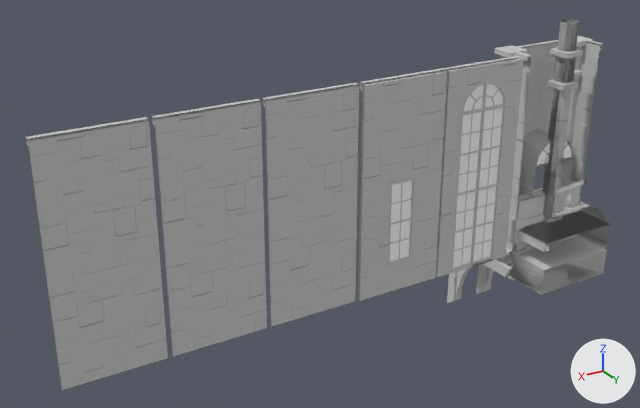
One commit to the FBX model Assets/Resources/CreVox/ArtResources/B02/FBX/B02.FBX: the scene before it, then after it.
Before and after are seen from a 50 mm camera at (0.218, 0.205, 0.139) aimed at (0.083, -0.019, 0.027). The lights are fixed; the arrows at lower right show +X, +Y and +Z. Objects named as collision shapes, trigger or cutter boxes, shadow casters or lower levels of detail are left out. Where no turn or scale is listed for an object, it has been applied to the vertices. Vertices at the same position are counted once.

The first picture shows 'B02a_GiCcUm001', 'B02a_GiEbWm001', 'B02a_GiEbWm002', 'B02a_GiEcWm001', 'B02a_GiEcWm002', 'B02a_GiEcWm003', 'B02a_GiEpWm001', 'B02a_GiVcWm001', 'B02a_GrCcWm001', 'B02a_RfCcBm001', 'B02a_RfEcBm001', 'B02a_RfVcBm001'.
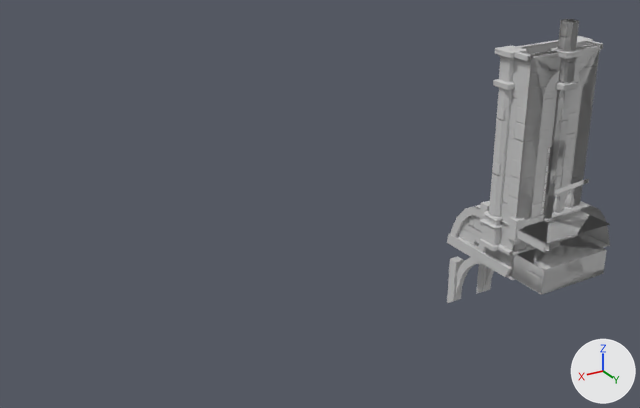
The newer file is also rescaled (x100.0) as a whole; pictures and numbers use the older file's frame.

Pixel boxes [x1, y1, x2, y2] of what changed, in the pictures (640 x 408 px; the box of a moved part takes in the faces that stretch with it):
```json
{"object": "B02a_GiEcWm003", "change": "reshaped", "before": [26, 117, 168, 390], "after": [513, 44, 595, 250], "on screen": "42% narrower, 24% shorter"}
{"object": "B02a_GiEcWm002", "change": "mesh moved", "before": [152, 99, 267, 356], "on screen": "not visible afterwards"}
{"object": "B02a_GiEbWm002", "change": "mesh moved", "before": [358, 68, 447, 301], "after": [515, 46, 600, 250]}
{"object": "B02a_GiEcWm001", "change": "mesh moved", "before": [262, 83, 359, 326], "after": [514, 43, 596, 250]}
{"object": "B02a_GiEbWm001", "change": "mesh moved", "before": [436, 56, 524, 277], "after": [513, 45, 600, 252]}
{"object": "B02a_GiCcUm001", "change": "reshaped", "before": [500, 235, 607, 294], "after": [485, 237, 606, 294]}
{"part": 2, "of": "me_mesh_011", "change": "moved or reshaped", "before": [28, 121, 147, 388], "after": [513, 57, 532, 250]}
{"part": 3, "of": "me_mesh_011", "change": "deleted", "before": [26, 117, 168, 390]}
{"part": 4, "of": "me_mesh_011", "change": "added", "after": [517, 44, 595, 218]}
{"part": 6, "of": "me_mesh_021", "change": "cut back", "before": [505, 235, 607, 290], "after": [498, 237, 606, 289]}
```

Edits to the scene script, one JSON object a line:
```json
{"block": "me_mesh_025", "where": "me_mesh_025.from_pydata(...)  # 22 vertices, 14 faces; spans x -0.015..0.015, y -0.002..0.0, z 0.0..0.0705"}
{"block": "me_mesh_025", "where": "# used by ob_b02a_giecwm002; location = (0.1279, 0.0, 0.0)"}
{"block": "me_mesh_025", "change": "me_mesh_025 part 1: the whole mesh is moved by (-0.1279, 0.0, 0.0)"}
{"block": "me_mesh_010", "where": "me_mesh_010.from_pydata(...)  # 957 vertices, 1250 faces; spans x -0.015..0.015, y -0.002..0.0008, z 0.0..0.0705"}
{"block": "me_mesh_010", "where": "# used by ob_b02a_giebwm001; location = (0.0342, 0.0, 0.0)"}
{"block": "me_mesh_010", "change": "me_mesh_010 part 5: the whole mesh is moved by (-0.0342, 0.0, 0.0)"}
{"block": "me_mesh_003", "where": "me_mesh_003.from_pydata(...)  # 22 vertices, 14 faces; spans x -0.015..0.015, y -0.002..0.0, z 0.0..0.0705"}
{"block": "me_mesh_003", "where": "# used by ob_b02a_giecwm001; location = (0.0964, 0.0, 0.0)"}
{"block": "me_mesh_003", "change": "me_mesh_003 part 8: the whole mesh is moved by (-0.0964, 0.0, 0.0)"}
{"block": "me_mesh_011", "where": "# used by ob_b02a_giecwm003; location = (0.1595, 0.0, 0.0)"}
{"op": "remove", "block": "me_mesh_011", "code": "me_mesh_011.from_pydata(...)  # 674 vertices, 745 faces; spans x -0.015..0.015, y -0.002..0.0, z 0.0..0.0705"}
{"op": "add", "block": "me_mesh_011", "code": "me_mesh_011.from_pydata(...)  # 673 vertices, 745 faces; spans x -0.1745..-0.1445, y -0.002..0.0, z 0.0..0.0705"}
{"block": "me_mesh_011", "change": "me_mesh_011 part 2: the loose piece of 19 vertices spanning x -0.015..0.015, y -0.0005, z 0.0..0.07 is moved by (-0.1595, 0.0, 0.0)"}
{"block": "me_mesh_011", "change": "me_mesh_011 part 3: 28 loose pieces with 404 vertices, spanning x -0.015..0.015, y -0.002..0.0, z 0.0..0.0705, are deleted"}
{"block": "me_mesh_011", "change": "me_mesh_011 part 4: 403 vertices added at x -0.1745..-0.1445, y -0.002..0.0, z 0.0..0.0705"}
{"block": "me_mesh_021", "where": "# used by ob_b02a_giccum001; location = (0.0, 0.0, 0.0)"}
{"op": "remove", "block": "me_mesh_021", "code": "me_mesh_021.from_pydata(...)  # 56 vertices, 108 faces; spans x -0.015..0.015, y -0.015..0.015, z -0.0095..0.0001"}
{"op": "add", "block": "me_mesh_021", "code": "me_mesh_021.from_pydata(...)  # 8 vertices, 12 faces; spans x -0.015..0.015, y -0.015..0.015, z -0.0095..0.0"}
{"block": "me_mesh_021", "change": "me_mesh_021 part 6"}
{"block": "me_mesh_021", "change": "48 vertices are removed from x -0.015..0.015, y -0.015..0.015, z 0.0..0.0001"}
{"block": "me_mesh_021", "change": "102 faces are deleted"}
{"block": "me_mesh_021", "change": "6 new faces join them"}
{"block": "me_mesh_013", "where": "me_mesh_013.from_pydata(...)  # 198 vertices, 230 faces; spans x -0.015..0.015, y -0.002..0.0008, z 0.0..0.0705"}
{"block": "me_mesh_013", "where": "# used by ob_b02a_giebwm002; location = (0.065, 0.0, 0.0)"}
{"block": "me_mesh_013", "change": "me_mesh_013 part 7: the whole mesh is moved by (-0.065, 0.0, 0.0)"}
```
